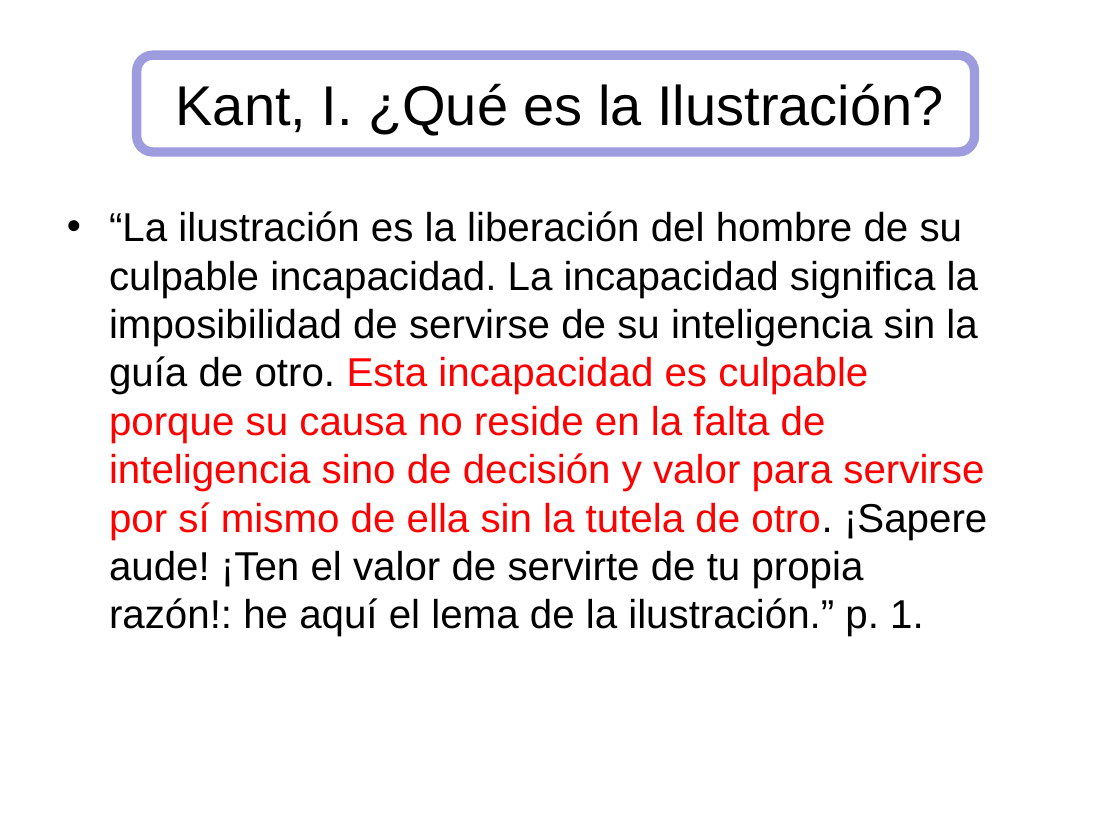
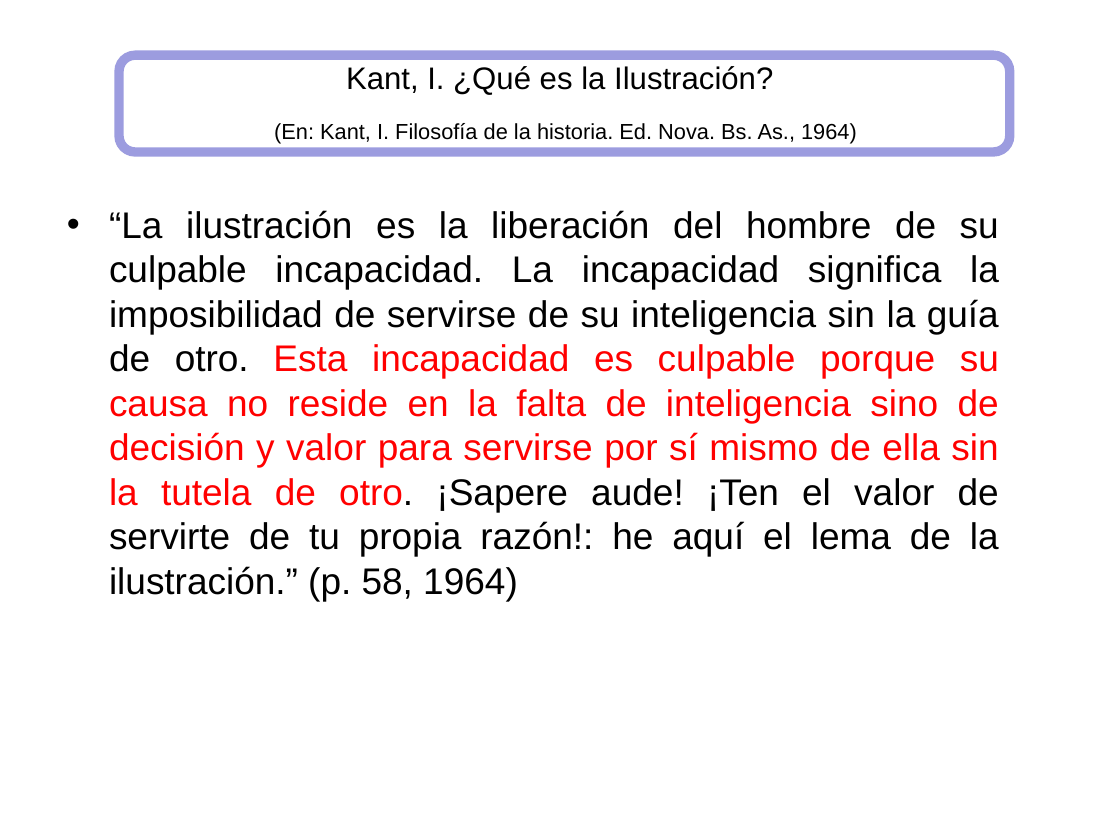
Before and after one commit to zaboltar/zaboltar.github.io, a slide deck: slide 6 of assets uarm/2023 1 UarmPCrit/kant fmc.ppt (slide 22 before the commit). Drawn at 1120x840 pixels with LibreOffice and Linux fonts; fonts in the diff are those of the drawing. Boxes give left, top, right and bottom in pixels: in the first picture for what was removed or moved away, otherwise in the second. Text is boxed around its words. In the diff, an @@ line names an element or a change of style, - is before the commit and + after.

```diff
--- a/assets uarm/2023 1 UarmPCrit/kant fmc.ppt
+++ b/assets uarm/2023 1 UarmPCrit/kant fmc.ppt
@@ rounded rectangle: place and size @@
-rounded rectangle at [137, 55, 974, 151]
+rounded rectangle at [119, 55, 1009, 151]
@@ title at [274, 66, 857, 144]: text changed; size 36 to 14 pt @@
-Kant, I. ¿Qué es la Ilustración?
+Kant, I. ¿Qué es la Ilustración?
+(En: Kant, I. Filosofía de la historia. Ed. Nova. Bs. As., 1964)
@@ text at [109, 210, 999, 601]: text changed; size 25.9 to 23.8 pt @@
-• “La ilustración es la liberación del hombre de su culpable incapacidad. La incapacidad significa la imposibilidad de servirse de su inteligencia sin la guía de otro. Esta incapacidad es culpable porque su causa no reside en la falta de inteligencia sino de decisión y valor para servirse por sí mismo de ella sin la tutela de otro. ¡Sapere aude! ¡Ten el valor de servirte de tu propia razón!: he aquí el lema de la ilustración.” p. 1.
+• “La ilustración es la liberación del hombre de su culpable incapacidad. La incapacidad significa la imposibilidad de servirse de su inteligencia sin la guía de otro. Esta incapacidad es culpable porque su causa no reside en la falta de inteligencia sino de decisión y valor para servirse por sí mismo de ella sin la tutela de otro. ¡Sapere aude! ¡Ten el valor de servirte de tu propia razón!: he aquí el lema de la ilustración.” (p. 58, 1964)
```
Also in this commit, not shown: 6 other slides changed, 10 slides added, 2 slides removed, 26 other files.
